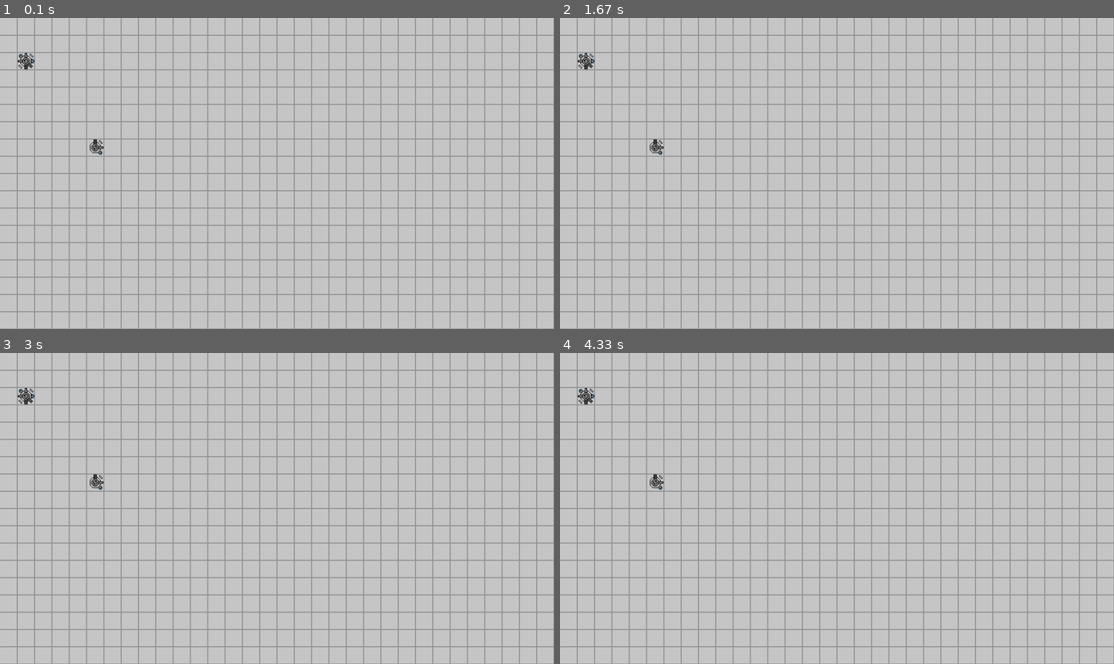
Above: before the commit, frames 1-4 (two rows, left to right).
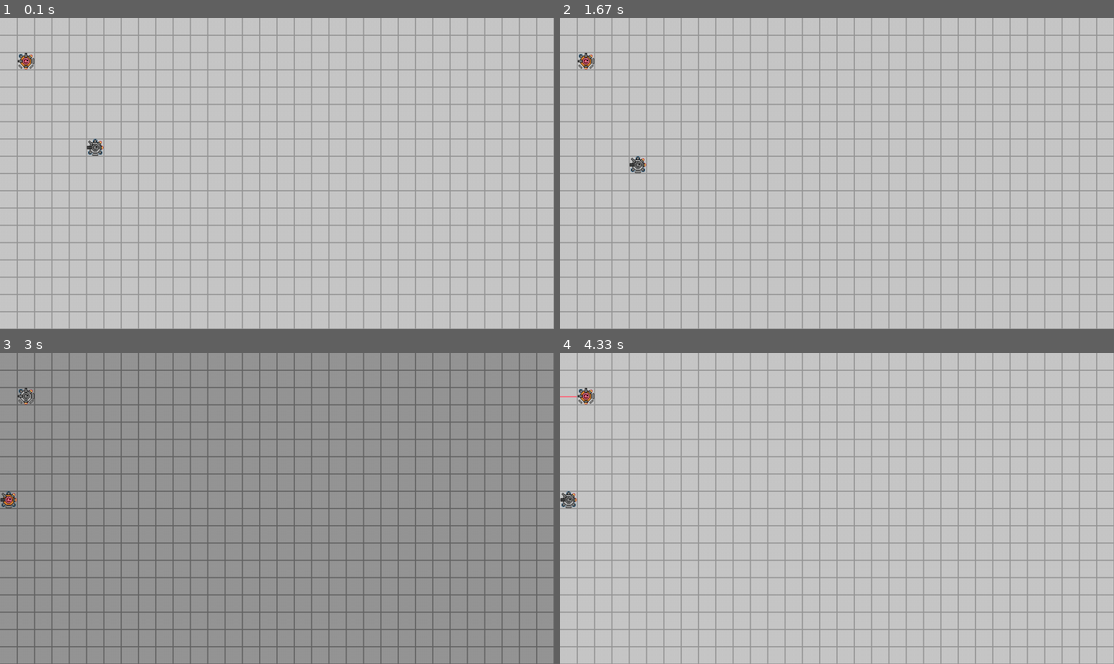
Above: after the commit, the same moments.

Repository: beppep/Octgame
Game: pygame game, started from octogame.py
Same seed, same stepped clock (60 frames per second), same inputs: the game is played once before the commit and once after it.
Inputs:
- Up to frame 1 (0.1 s): no input
- Up to frame 2 (1.67 s): tap one key every 0.33 s from 0.33 s: E Space Q Space
- Up to frame 3 (3 s): tap Q at 1.67 s; hold Space 2-2.47 s; hold D 2-2.47 s; hold D 2.5-2.97 s
- Up to frame 4 (4.33 s): hold Space from 3.83 s (still down); hold A from 3.83 s (still down)

The runs differ from the first frame. In frame 1, 0.1% of the frame differs, in the area x 3-19%, y 11-45%; in frame 2, 0.3%; in frame 3, 100%, in the area x 0-100%, y 0-100%; in frame 4, 0.3%.

Commit message:
Add randomizer backburner melee spacebar playerindicator

Diff:
--- a/octogame.py
+++ b/octogame.py
@@ -2,6 +2,7 @@
 import pygame
 import math
 import time
+import random
 
 controls=[pygame.K_s,pygame.K_w,pygame.K_e,pygame.K_d,pygame.K_c,pygame.K_x,pygame.K_z,pygame.K_a,pygame.K_q]
 
@@ -21,11 +22,15 @@
 #6 5 4
 
 
-#0=broken
-#1=wheel
+#0=Broken
+#1=Wheel
 #2=Shield
 #3=Laser
-#4=
+#4=ssbm™
+#5=BackBurner™
+
+
+
 
 
 #0=broken?
@@ -35,24 +40,30 @@
 
 players = []
 global playerTurn
-playerTurn = 0
-
+global spacePressed
+playerTurn = False
+spacePressed = True
 
 
 class Player:
 
-    def __init__(self, x=1, y=1, layout=[1,1,0,0,0,0,0,0,0]):
+    def __init__(self, x=1, y=1, layout=False):
+        if(not layout):
+            self.layout=[1]+[random.randint(1,5) for i in range(8)]
+        else:
+            self.layout = layout
         self.x=x
         self.y=y
-        self.layout = layout
+
         self.dirX=0
         self.dirY=0
 
         players.append(self)
 
     def hurt(self,slot):
+        print("Hurt")
         if(self.layout[slot] == 2):
-            pass
+            print("Ha, shield")
         elif(self.layout[slot] == 0):
             self.die()
         else:
@@ -67,7 +78,9 @@
     def use(self, slot):
         global playerTurn
         global gameDisplay
-        opponent = players[1-playerTurn]
+        global spacePressed
+        opponent = players[not playerTurn]
+        spacePressed=False
         #print("Use","playerturn", playerTurn,"slot",slot,"weapon",self.layout[slot])
         #SET DIRECTIONS
 
@@ -81,6 +94,9 @@
             self.dirY = -1
         if(slot == 4 or slot == 5 or slot == 6):
             self.dirY = 1
+        newx = self.x + self.dirX
+        newy = self.y + self.dirY
+
         #DO ACTION
 
         if(not(self.dirX==0 and self.dirY==0)):
@@ -90,8 +106,7 @@
             if (self.layout[slot] == 0):
                 pass
             if (self.layout[slot] == 1):
-                newx = self.x + self.dirX
-                newy = self.y + self.dirY
+
                 if(newy>=0 and newy<18 and newx>=0 and newx<32 and not(newy == players[1-playerTurn].y and newx == players[1-playerTurn].x)):
                     self.x = newx
                     self.y = newy
@@ -100,11 +115,20 @@
                 #print("shoot")
 
                 pygame.draw.line(gameDisplay,(255,100,120),[self.x*32+16,self.y*32+16],[self.x*32+self.dirX*32*32+16,self.y*32+self.dirY*32*32+16],2)
-                opponent = players[1-playerTurn]
                 if(math.atan2(-self.dirY,-self.dirX) == math.atan2(self.y-opponent.y,self.x-opponent.x)):
                     opponent.hurt((slot+4-1)%8+1)
-                    print("Hurt")
-
+
+            if (self.layout[slot] == 4):
+                pygame.draw.rect(gameDisplay,(255,100,120),[32*(self.x+self.dirX),32*(self.y+self.dirY),32,32],0)
+                if(newx==opponent.x and newy==opponent.y):
+                    opponent.hurt((slot+4-1)%8+1)
+                    opponent.hurt((slot+4-1)%8+1)
+            if (self.layout[slot] == 5):
+                renewx = self.x - self.dirX
+                renewy = self.y - self.dirY
+                if(renewy>=0 and renewy<18 and renewx>=0 and renewx<32 and not(renewy == players[1-playerTurn].y and renewx == players[1-playerTurn].x)):
+                    self.x = renewx
+                    self.y = renewy
 
         else:
 
@@ -120,7 +144,7 @@
         #END TURN
 
         #time.sleep(1) #updatera screeen innan sleep
-        playerTurn=1-playerTurn
+        playerTurn = not playerTurn
 
 def rotateList(l,iterations):
     for i in range(iterations):
@@ -134,8 +158,8 @@
 
 
 
-player1=Player(5,7,[3,1,2,3,4,0,0,0,0])
-player2=Player(1,2,[2,3,2,4,1,1,2,3,4])
+player1=Player(5,7)
+player2=Player(1,2)
 
 
 global gameDisplay
@@ -145,12 +169,18 @@
 while jump_out == False:
 
     #INPUT
-    gameDisplay.fill((200,200,200))
+    bg_color=50*(spacePressed)+150
+    gameDisplay.fill([bg_color]*3)
     keys = pygame.key.get_pressed()
     for i in range(len(controls)):
-    	if(keys[controls[i]]):
+
+    	if(keys[controls[i]] and spacePressed):
     		#print("slot", i)
     		players[playerTurn].use(i)
+    if((not spacePressed) and keys[pygame.K_SPACE]):
+        spacePressed = True
+
+
 
 
     #GRAPHICS
@@ -158,7 +188,7 @@
 
 
     #GRID
-    g_color=150
+    g_color=50*(spacePressed)+100
     for i in range(33):
     	pygame.draw.line(gameDisplay,(g_color,g_color,g_color),[i*32-1,0],[i*32-1,32*18],2)
     	if(i<19):
@@ -168,8 +198,10 @@
     #PLAYERS
     for player in players:
 
-
-        gameDisplay.blit(imageList[0],(player.x*32, player.y*32)) #octagon
+        if(playerTurn== players.index(player)):
+            gameDisplay.blit(imageList[0],(player.x*32, player.y*32)) #octagon
+        else:
+            gameDisplay.blit(coreImageList[0],(player.x*32, player.y*32)) #octagon
 
 
         for n in range(len(player.layout)):
